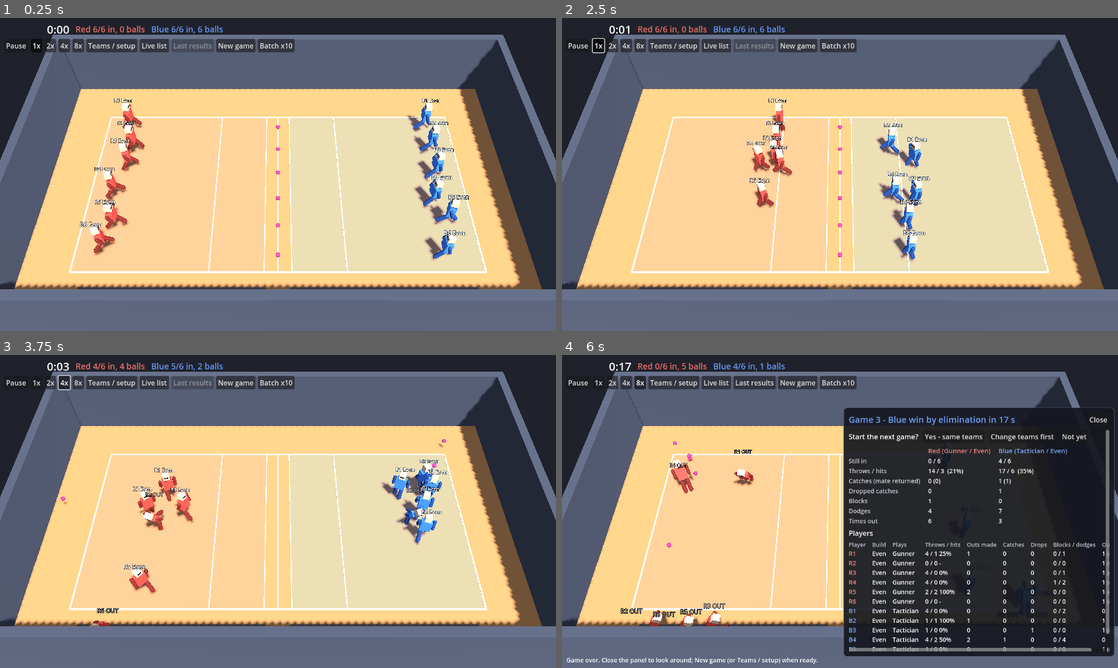
Above: before the commit, frames 1-4 (two rows, left to right).
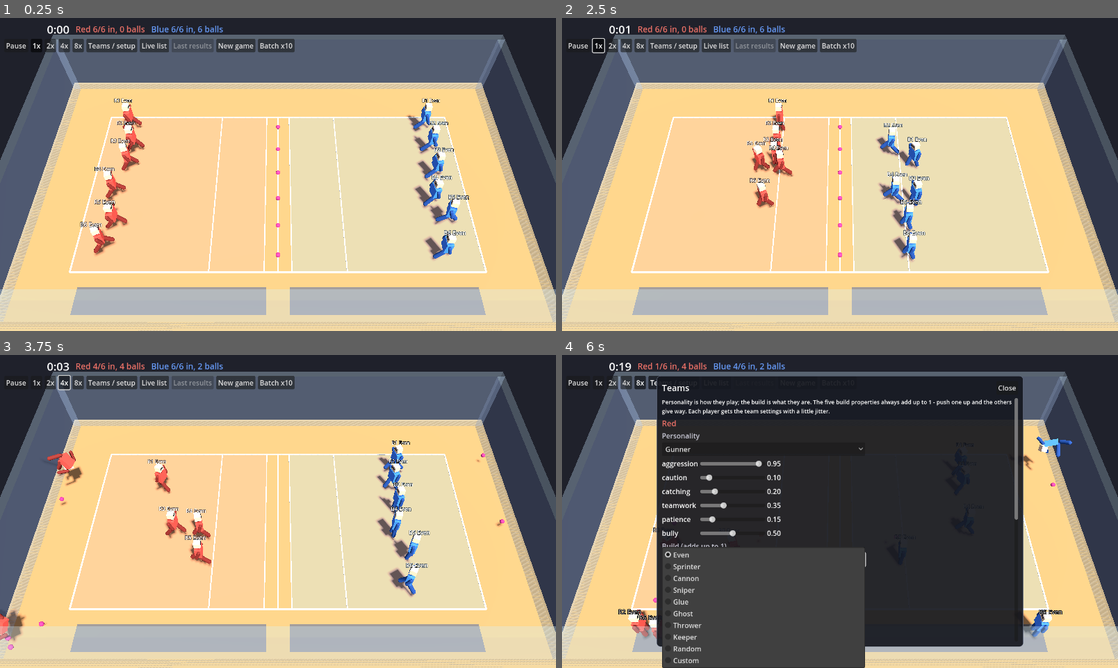
Above: after the commit, the same moments.

Repository: nathandunn/dodgeball-bots
Game: Godot game, scene res://scenes/Main.tscn
The game is run twice, just before and just after one commit, with the same random seed, the same clock (stepped at 60 frames per second) and the same inputs.
Inputs:
- Up to frame 1 (0.25 s): no input
- Up to frame 2 (2.5 s): click "New game" at 0.5 s; click "New game" at 1.25 s; click "1x" at 2 s
- Up to frame 3 (3.75 s): click "2x" at 2.75 s; click "4x" at 3.5 s
- Up to frame 4 (6 s): click "8x" at 4.25 s; click "Teams / setup" at 5 s; click "Even" at 5.75 s

The runs differ from the first frame. In frame 1, 24% of the frame differs, in the area x 0-100%, y 5-100%; in frame 2, 24%; in frame 3, 29%; in frame 4, 60%, in the area x 0-100%, y 2-100%.

Commit message:
Splat, ragdoll, universal dodging, glass walls, dance and moon
- A hit sends the player flying as a ragdoll with a burst of colour where the
  ball struck; they get up where they land and walk to the queue. No OUT/in text
  over heads (greyed name while out).
- Everyone who sees the ball reacts; a clean release delays the reaction instead
  of blinding the target.
- The high walls and lid are glass so the court stays visible.
- Winners gather, dance for the losers, then walk to the line and moon them; the
  results panel opens at the dance and the camera keeps the winners in the
  uncovered half of the screen.
- Fixes: a ball resting outside the lines comes back at once and nobody claims
  it (a fetcher used to stand at the end line forever); players no longer body-
  block each other; the neutral zone may be entered for a loose ball; out
  players stop leaning; a deflected hit no longer errors in the distance stats.
- ?speed=0.25 URL parameter for slow motion in the web build.

Co-Authored-By: Claude Fable 5.1 <noreply@anthropic.com>
Claude-Session: https://claude.ai/code/session_015ktb7N8AS55Y2xXNwii5wR

Diff:
--- a/scripts/ball.gd
+++ b/scripts/ball.gd
@@ -88,9 +88,11 @@
 		_rest_timer += delta
 		if _rest_timer > 0.05:
 			set_dead()
-	# a ball that leaves the court (over a sideline or end line) belongs to the side it left from
+	# a ball that comes to rest outside the lines is out of play; the side it left from gets it
+	# back on their own court (players stay inside the lines and cannot fetch it, so a ball left
+	# out there would stall the game)
 	if not live and holder == null and manager != null:
-		if absf(global_position.z) > Court.HALF_WID + 0.9 or absf(global_position.x) > Court.HALF_LEN + 0.9:
+		if absf(global_position.z) > Court.HALF_WID + 0.2 or absf(global_position.x) > Court.HALF_LEN + 0.2:
 			if linear_velocity.length() < 1.0:
 				manager.return_ball(self)
 
--- a/scripts/camera_rig.gd
+++ b/scripts/camera_rig.gd
@@ -37,6 +37,10 @@
 	if _focus_dist > 0.0 and idle > 6.0:
 		dist = lerpf(dist, _focus_dist, k)
 	_apply()
+
+
+func camera_basis() -> Basis:
+	return _cam.global_transform.basis
 
 
 func set_focus(point: Vector3, want_dist: float = -1.0) -> void:
--- a/scripts/court.gd
+++ b/scripts/court.gd
@@ -2,7 +2,7 @@
 extends Node3D
 ## A regulation 60 x 30 ft court (18.3 x 9.1 m) built in code: centre line, a 4 ft neutral
 ## zone, attack lines 10 ft from centre, end lines, and a low wall a couple of metres outside
-## the sidelines so balls stop. Red plays x < 0, Blue x > 0.
+## the sidelines so balls stop (glass, so the view is never blocked). Red plays x < 0, Blue x > 0.
 
 const HALF_LEN := 9.15      # centre line to end line (30 ft)
 const HALF_WID := 4.57      # centre to sideline (15 ft)
@@ -56,7 +56,9 @@
 		add_child(q)
 
 	var wall_mat := StandardMaterial3D.new()
-	wall_mat.albedo_color = Color(0.25, 0.27, 0.32)
+	wall_mat.albedo_color = Color(0.55, 0.62, 0.75, 0.18)  # glass: the court must read through it
+	wall_mat.transparency = BaseMaterial3D.TRANSPARENCY_ALPHA
+	wall_mat.cull_mode = BaseMaterial3D.CULL_DISABLED
 	var t := 0.4
 	var lx := HALF_LEN + MARGIN
 	var lz := HALF_WID + MARGIN
--- a/scripts/main.gd
+++ b/scripts/main.gd
@@ -25,6 +25,8 @@
 	manager.world = self
 	manager.court = court
 	manager.match_ended.connect(_on_match_ended)
+	manager.dance_started.connect(_on_dance_started)
+	manager.celebration_finished.connect(_on_celebration_finished)
 	add_child(manager)
 
 	var args := _parse_args(OS.get_cmdline_user_args())
@@ -87,6 +89,11 @@
 	hud.pause_toggled.connect(func(p: bool): get_tree().paused = p)
 	hud.process_mode = Node.PROCESS_MODE_ALWAYS
 	cam.process_mode = Node.PROCESS_MODE_ALWAYS
+	if OS.has_feature("web"):
+		# ?speed=0.25 for slow motion (screenshots, gifs)
+		var q: String = str(JavaScriptBridge.eval("new URLSearchParams(location.search).get('speed') || ''", true))
+		if q.is_valid_float() and float(q) > 0.0:
+			set_sim_speed(clampf(float(q), 0.05, 8.0))
 	_start_next()
 
 
@@ -113,7 +120,7 @@
 
 func set_sim_speed(s: float) -> void:
 	Engine.time_scale = s
-	Engine.physics_ticks_per_second = int(round(60.0 * s))
+	Engine.physics_ticks_per_second = maxi(int(round(60.0 * s)), 12)
 	Engine.max_physics_steps_per_frame = maxi(8, int(s * 4.0))
 
 
@@ -170,11 +177,32 @@
 			_dbg_t = 0.0
 			var parts := PackedStringArray()
 			for p in manager.players:
-				parts.append("%s %s (%.1f,%.1f) %s%s" % [p.player_name, p.action, p.global_position.x, p.global_position.z, "B" if p.held != null else "-", "!" if p.out else ""])
+				parts.append("%s %s (%.1f,%.1f) %s%s%s%s%s" % [p.player_name, p.action, p.global_position.x, p.global_position.z, "B" if p.held != null else "-", "!" if p.out else "", "~" if p.inbound else "", "R" if p.ragdoll != null else "", "" if p.on_court else "^"])
 			var bp := PackedStringArray()
 			for b in manager.balls:
 				bp.append("(%.1f,%.1f %s)" % [b.global_position.x, b.global_position.z, "live" if b.live else ("held" if b.holder != null else "idle")])
 			print("t=%d " % int(manager.elapsed) + " | ".join(parts) + "  balls " + " ".join(bp))
+	if cam != null and manager != null and manager.celebrating:
+		var c := Vector3.ZERO
+		var n := 0
+		for p in manager.players:
+			if p.celebrating:
+				c += p.global_position
+				n += 1
+		if n > 0:
+			# the results panel covers the right half (landscape) or the bottom (portrait):
+			# put the winners in the part of the screen that is still visible
+			var f := c / n
+			var b := cam.camera_basis()
+			var vs := get_viewport().get_visible_rect().size
+			if hud != null and hud.results_overlay.visible:
+				if vs.x > vs.y:
+					f += Vector3(b.x.x, 0, b.x.z).normalized() * 4.5   # subject to screen-left
+				else:
+					f += Vector3(b.z.x, 0, b.z.z).normalized() * 3.5   # subject to screen-top
+			cam.set_focus(f, 14.0)
+	elif cam != null:
+		cam.clear_focus()
 	if _restart_timer > 0.0:
 		_restart_timer -= delta
 		if _restart_timer <= 0.0:
@@ -182,6 +210,8 @@
 
 
 func _on_match_ended(result: Dictionary) -> void:
+	if not headless:
+		print("game %d: %s by %s in %ds (left %d-%d)" % [result["match"], result["winner_name"], result["reason"], int(result["duration"]), result["alive"][0], result["alive"][1]])
 	if batch_left > 0:
 		batch_left -= 1
 		batch_results.append(result)
@@ -198,6 +228,9 @@
 			for pp in batch_results[-1]["players"]:
 				print("  %s %s/%s throws=%d hits=%d catches=%d drops=%d blocks=%d dodges=%d out=%d" % [pp["name"], pp["persona"], pp["build"], pp["throws"], pp["hits"], pp["catches"], pp["drops"], pp["blocks"], pp["dodges"], pp["times_out"]])
 			print("SUMMARY " + JSON.stringify(summary["data"]))
+			if OS.has_environment("DBCELEB") and manager.celebrating:
+				get_tree().create_timer(30.0).timeout.connect(func(): print("celebration: CAP HIT in phase %s" % manager.celebration_phase); get_tree().quit())
+				return
 			get_tree().quit()
 			return
 		hud.show_batch(summary)
@@ -206,10 +239,37 @@
 		return
 	if hud != null:
 		_last_result = result
+		_results_shown_for = -1
 		hud.set_status("Game over - %s" % (result["winner_name"] + " win" if result["winner"] >= 0 else "a draw"))
-		get_tree().create_timer(1.2).timeout.connect(func(): hud.show_result(result))
+		if result["winner"] < 0 or not manager.celebrating:
+			get_tree().create_timer(1.2).timeout.connect(func(): _show_results(result["match"]))
+		else:
+			# the panel comes up as the dance starts; a safety timer in case the winners dawdle
+			get_tree().create_timer(GATHER_SAFETY).timeout.connect(func(): _show_results(result["match"]))
 	elif headless:
 		print(JSON.stringify(result))
+
+
+const GATHER_SAFETY := 9.0
+var _results_shown_for := -1
+
+func _show_results(idx: int) -> void:
+	if hud == null or _last_result.is_empty() or _results_shown_for == idx or idx != manager.match_index or manager.running:
+		return
+	_results_shown_for = idx
+	hud.show_result(_last_result)
+
+
+func _on_dance_started(idx: int) -> void:
+	if batch_left > 0:
+		return
+	_show_results(idx)
+
+
+func _on_celebration_finished(idx: int) -> void:
+	if headless and OS.has_environment("DBCELEB"):
+		print("celebration finished for game %d" % idx)
+		get_tree().quit()
 
 
 func _summarize(results: Array[Dictionary]) -> Dictionary:
--- a/scripts/match_manager.gd
+++ b/scripts/match_manager.gd
@@ -6,6 +6,8 @@
 
 signal match_started(match_index: int)
 signal match_ended(result: Dictionary)
+signal dance_started(match_index: int)
+signal celebration_finished(match_index: int)
 
 const TEAM_SIZE := 6
 const BALLS := 6
@@ -32,6 +34,17 @@
 var player_stats := {}
 var rng := RandomNumberGenerator.new()
 var _burden := [0.0, 0.0]
+# the winners' celebration: "" -> gather -> dance -> moon -> done
+const GATHER_CAP := 6.0
+const DANCE_TIME := 3.0
+const MOON_WALK_CAP := 5.0
+const MOON_TIME := 3.5
+var celebrating := false
+var celebration_phase := ""
+var dance_clock := 0.0
+var _phase_timer := 0.0
+var _celebrants: Array[Player] = []
+var _winner := -1
 
 
 func start_match(seed_value: int = -1) -> void:
@@ -120,6 +133,9 @@
 
 func clear() -> void:
 	running = false
+	celebrating = false
+	celebration_phase = ""
+	_celebrants.clear()
 	for p in players:
 		p.cleanup()
 		p.queue_free()
@@ -130,6 +146,9 @@
 
 
 func _physics_process(delta: float) -> void:
+	if celebrating:
+		_run_celebration(delta)
+		return
 	if not running:
 		return
 	elapsed += delta
@@ -220,6 +239,8 @@
 
 func _finish(winner: int, reason: String) -> void:
 	running = false
+	if winner >= 0:
+		_begin_celebration(winner)
 	var res := {
 		"match": match_index, "winner": winner, "reason": reason, "duration": elapsed,
 		"winner_name": TEAM_NAMES[winner] if winner >= 0 else "Nobody",
@@ -230,6 +251,59 @@
 	match_ended.emit(res)
 
 
+# ---------------------------------------------------------------- celebration
+
+func _begin_celebration(winner: int) -> void:
+	_winner = winner
+	_celebrants.clear()
+	for p in players:
+		if p.team == winner and not p.out:
+			_celebrants.append(p)
+	if _celebrants.is_empty():
+		return
+	celebrating = true
+	celebration_phase = "gather"
+	_phase_timer = 0.0
+	dance_clock = 0.0
+	var sgn := -1.0 if winner == 0 else 1.0
+	for i in _celebrants.size():
+		var z := lerpf(-2.4, 2.4, float(i) / maxf(_celebrants.size() - 1, 1))
+		_celebrants[i].cheer(Vector3(sgn * (Court.ATTACK + 0.8), 0, z))
+
+
+func _run_celebration(delta: float) -> void:
+	_phase_timer += delta
+	match celebration_phase:
+		"gather":
+			var all_there := true
+			for p in _celebrants:
+				if p.global_position.distance_to(p.celeb_spot) > 0.5:
+					all_there = false
+			if all_there or _phase_timer > GATHER_CAP:
+				celebration_phase = "dance"
+				_phase_timer = 0.0
+				dance_clock = 0.0
+				dance_started.emit(match_index)
+		"dance":
+			dance_clock += delta
+			if _phase_timer > DANCE_TIME:
+				celebration_phase = "moon"
+				_phase_timer = 0.0
+				var sgn := -1.0 if _winner == 0 else 1.0
+				for i in _celebrants.size():
+					var z := lerpf(-3.0, 3.0, float(i) / maxf(_celebrants.size() - 1, 1))
+					_celebrants[i].celeb_spot = Vector3(sgn * (Court.NEUTRAL + 0.7), 0, z)
+		"moon":
+			var all_there := true
+			for p in _celebrants:
+				if p.global_position.distance_to(p.celeb_spot) > 0.5:
+					all_there = false
+			if (all_there and _phase_timer > MOON_TIME) or _phase_timer > MOON_WALK_CAP + MOON_TIME:
+				celebration_phase = "done"
+				celebrating = false
+				celebration_finished.emit(match_index)
+
+
 func _fresh_stats() -> Dictionary:
 	return {"throws": [0, 0], "hits": [0, 0], "catches": [0, 0], "drops": [0, 0], "blocks": [0, 0],
 		"dodges": [0, 0], "outs": [0, 0], "returns": [0, 0], "pickups": [0, 0], "how": {}, "dist": {}}
@@ -239,6 +313,8 @@
 
 func note_hit_distance(d: float) -> void:
 	var k := str(int(d / 3.0) * 3)
+	if not stats["dist"].has(k):
+		stats["dist"][k] = [0, 0]  # a deflected ball can hit from a bucket no throw was logged in
 	stats["dist"][k][1] = int(stats["dist"][k][1]) + 1
 
 
--- a/scripts/player.gd
+++ b/scripts/player.gd
@@ -70,7 +70,17 @@
 var last_target: Player = null
 var speed_scale := 1.0
 var avg_vel := Vector3.ZERO     # smoothed, for throwers leading this player
-var dummy := false          # aim test: stands still, only reacts to incoming balls
+var dummy := false
+# --- flattened: a hit sends the body flying as a ragdoll for a moment before the walk of shame
+var ragdoll: Ragdoll = null
+var _down_timer := 0.0
+const DOWN_TIME := 2.4
+# --- celebration (winners): "gather" -> "dance" -> "moon" -> "done"
+var celebrating := false
+var celeb_spot := Vector3.ZERO
+var _celeb_t := 0.0
+var _dark_mat: StandardMaterial3D
+var _skin_mat: StandardMaterial3D          # aim test: stands still, only reacts to incoming balls
 
 # --- body
 var body_root: Node3D
@@ -86,7 +96,9 @@
 
 func _ready() -> void:
 	collision_layer = LAYER_PLAYERS
-	collision_mask = LAYER_WORLD | LAYER_PLAYERS
+	# players do not body-block each other (a fetcher wedged behind a standing mate stalls the
+	# game); the keep-off force in _physics_process spaces them out instead
+	collision_mask = LAYER_WORLD
 	motion_mode = CharacterBody3D.MOTION_MODE_FLOATING
 	if rng == null:
 		rng = RandomNumberGenerator.new()
@@ -136,6 +148,8 @@
 	dark.roughness = 0.8
 	var skin := StandardMaterial3D.new()
 	skin.albedo_color = Color(0.9, 0.75, 0.6)
+	_dark_mat = dark
+	_skin_mat = skin
 
 	_mesh_part(_box(Vector3(0.5, 0.62, 0.3)), Vector3(0, 1.12, 0), _mat)
 	_mesh_part(_box(Vector3(0.3, 0.3, 0.3)), Vector3(0, 1.66, 0), skin)
@@ -202,12 +216,8 @@
 func _update_label() -> void:
 	if label == null:
 		return
-	if out:
-		label.text = player_name + " OUT"
-		label.modulate = Color(0.6, 0.6, 0.6)
-	else:
-		label.text = "%s %s" % [player_name, build.label()]
-		label.modulate = Color.WHITE
+	label.text = "%s %s" % [player_name, build.label()]
+	label.modulate = Color(0.6, 0.6, 0.6) if out else Color.WHITE
 
 
 func flash(c: Color) -> void:
@@ -221,12 +231,30 @@
 # ---------------------------------------------------------------- loop
 
 func _physics_process(delta: float) -> void:
-	if manager == null or not manager.running:
+	if manager == null or (not manager.running and not manager.celebrating):
 		velocity = Vector3.ZERO
+		if ragdoll != null:
+			_follow_ragdoll()
 		_animate(delta)
+		return
+	if ragdoll != null:
+		# flat on the boards: ride the ragdoll until it settles, then get up where it lies
+		_down_timer -= delta
+		_follow_ragdoll()
+		if _down_timer <= 0.0:
+			_get_up()
+		return
+	if _stagger > 0.0:
+		_stagger -= delta
+	if celebrating:
+		_celebrate(delta)
 		return
 	if out:
 		_walk(delta, _walk_to, 0.75)
+		_animate(delta)
+		return
+	if not manager.running:
+		velocity = Vector3.ZERO
 		_animate(delta)
 		return
 	if inbound:
@@ -239,8 +267,6 @@
 		return
 
 	throw_timer = maxf(throw_timer - delta, 0.0)
-	if _stagger > 0.0:
-		_stagger -= delta
 	if held != null:
 		hold_timer += delta
 		held.global_position = to_global(HAND_POS)
@@ -301,7 +327,12 @@
 	var p := global_position
 	var pad := 0.3
 	p.z = clampf(p.z, -Court.HALF_WID + pad, Court.HALF_WID - pad)
-	var edge := 0.05 if (rush_ball != null and is_instance_valid(rush_ball) and rush_ball.idle()) else Court.NEUTRAL + 0.1
+	# the neutral zone may be entered to collect a loose ball (never the far half)
+	var edge := Court.NEUTRAL + 0.1
+	if rush_ball != null and is_instance_valid(rush_ball) and rush_ball.idle():
+		edge = 0.05
+	elif claim != null and is_instance_valid(claim) and claim.idle() and absf(claim.global_position.x) < Court.NEUTRAL + 0.3:
+		edge = 0.05
 	if team == 0:
 		p.x = clampf(p.x, -Court.HALF_LEN + pad, -edge)
 	else:
@@ -490,11 +521,11 @@
 		if not b.idle():
 			continue
 		var bp: Vector3 = b.global_position
-		var own_side := (bp.x < Court.NEUTRAL) if team == 0 else (bp.x > -Court.NEUTRAL)
+		var own_side := (bp.x < 0.05) if team == 0 else (bp.x > -0.05)  # the centre-line balls count for both
 		if not own_side:
 			continue
-		if absf(bp.z) > Court.HALF_WID + 1.0 or absf(bp.x) > Court.HALF_LEN + 1.0:
-			continue
+		if absf(bp.z) > Court.HALF_WID + 0.2 or absf(bp.x) > Court.HALF_LEN + 0.2:
+			continue  # outside the lines: it comes back on its own, do not stand at the line waiting
 		var cost := global_position.distance_to(bp)
 		if b == rush_ball:
 			cost -= 3.0
@@ -654,13 +685,12 @@
 	var miss := Vector2(at.z - me.z, at.y - 1.0).length()
 	if miss > 1.1:
 		return
-	# a clean release reads late: the sharpshooter's ball is on you before you know it
+	# everyone who sees the ball tries to get out of its way; what differs is how soon they move.
+	# A clean release (the thrower's aim) reads late; sharp eyes (dodge) and caution read it sooner.
 	var disguise := 0.3 * clampf(b.thrower.build.skill("aim"), 0.0, 3.1)
-	var noticed := rng.randf() < (0.45 + 0.55 * notice_skill * (0.6 + 0.4 * personality.get_trait("caution"))) * (1.0 - disguise)
-	if not noticed:
-		_noticed[b] = {"t": 99.0, "armed": true, "mode": "blind", "thrower": b.thrower, "counted": true}
-		return
-	_noticed[b] = {"t": react_time * rng.randf_range(0.8, 1.2), "armed": false, "mode": "", "thrower": b.thrower, "tti": tti, "miss": miss}
+	var eyes := clampf(0.6 + 0.4 * notice_skill + 0.15 * personality.get_trait("caution"), 0.6, 1.2)
+	var t := react_time * rng.randf_range(0.85, 1.15) * (1.0 + 1.6 * disguise) / eyes
+	_noticed[b] = {"t": t, "armed": false, "mode": "", "thrower": b.thrower, "tti": tti, "miss": miss}
 
 
 func _react(b: Ball, n: Dictionary) -> void:
@@ -784,7 +814,147 @@
 		hb.hot = false
 	flash(Color(1.0, 0.2, 0.2))
 	_update_label()
+	if how != "caught":
+		_splat(b)
 	eliminated.emit(self, by, how)
+
+
+## The ball lands: a burst of colour where it struck and the body goes flying.
+func _splat(b: Ball) -> void:
+	var at := b.global_position if is_inside_tree() and b.is_inside_tree() else global_position + Vector3(0, 1.0, 0)
+	var vel: Vector3 = b.linear_velocity
+	if vel.length() < 1.0:
+		vel = -_enemy_dir() * 12.0
+	_spawn_ragdoll()
+	if ragdoll != null:
+		var dir := Vector3(vel.x, 0, vel.z).normalized()
+		ragdoll.shove(dir * (28.0 + vel.length() * 1.2) + Vector3(0, 9.0 + rng.randf() * 5.0, 0))
+	_down_timer = DOWN_TIME
+	_burst(at)
+
+
+func _burst(at: Vector3) -> void:
+	if manager == null or manager.world == null:
+		return
+	var p := CPUParticles3D.new()
+	p.emitting = false
+	p.one_shot = true
+	p.amount = 40
+	p.lifetime = 0.7
+	p.explosiveness = 1.0
+	p.direction = Vector3(0, 1, 0)
+	p.spread = 180.0
+	p.initial_velocity_min = 2.5
+	p.initial_velocity_max = 7.0
+	p.gravity = Vector3(0, -9.8, 0)
+	p.scale_amount_min = 0.6
+	p.scale_amount_max = 1.4
+	var m := SphereMesh.new()
+	m.radius = 0.06
+	m.height = 0.12
+	m.radial_segments = 6
+	m.rings = 3
+	p.mesh = m
+	var mat := StandardMaterial3D.new()
+	mat.albedo_color = Color(1.0, 0.35, 0.2)
+	mat.emission_enabled = true
+	mat.emission = Color(0.9, 0.25, 0.1)
+	p.material_override = mat
+	manager.world.add_child(p)
+	p.global_position = at
+	p.emitting = true
+	get_tree().create_timer(1.2).timeout.connect(p.queue_free)
+
+
+func _spawn_ragdoll() -> void:
+	if ragdoll != null or manager == null or manager.world == null:
+		return
+	ragdoll = Ragdoll.new()
+	manager.world.add_child(ragdoll)
+	var pose := global_transform
+	pose.origin.y = 0.0
+	ragdoll.build(pose, _mat, _dark_mat, _skin_mat)
+	body_root.visible = false
+	label.visible = false
+
+
+func _follow_ragdoll() -> void:
+	if ragdoll == null:
+		return
+	var p := ragdoll.torso_position()
+	global_position = Vector3(clampf(p.x, -Court.HALF_LEN - 1.5, Court.HALF_LEN + 1.5), 0.0, clampf(p.z, -Court.HALF_WID - 1.5, Court.HALF_WID + 1.5))
+
+
+func _get_up() -> void:
+	if ragdoll != null:
+		_follow_ragdoll()
+		ragdoll.queue_free()
+		ragdoll = null
+	body_root.visible = true
+	body_root.rotation = Vector3.ZERO
+	body_root.position = Vector3.ZERO
+	label.visible = true
+	_stagger = 0.0
+
+
+# ---------------------------------------------------------------- celebration
+
+## Manager: the game is won; go here and do as the phase says.
+func cheer(spot: Vector3) -> void:
+	celebrating = true
+	celeb_spot = spot
+	_celeb_t = rng.randf() * 2.0
+	_dodge_timer = 0.0
+	_windup = 0.0
+	if ragdoll != null:
+		_get_up()
+
+
+func _celebrate(delta: float) -> void:
+	var phase: String = manager.celebration_phase
+	_celeb_t += delta
+	action = phase
+	if phase == "gather":
+		_walk(delta, celeb_spot, 1.0)
+		body_root.rotation = Vector3.ZERO
+		body_root.position = Vector3.ZERO
+		_animate(delta)
+	elif phase == "dance":
+		velocity = Vector3.ZERO
+		_face(Vector3(-_sign() * 6.0, 0, global_position.z), delta)  # face the losers
+		var beat: float = manager.dance_clock
+		body_root.rotation.y = sin(beat * 6.0) * 0.55
+		body_root.rotation.z = sin(beat * 3.0) * 0.18
+		body_root.position.y = absf(sin(beat * 6.0)) * 0.18
+		arm_l.rotation.x = -2.6 + sin(beat * 6.0) * 0.5
+		arm_r.rotation.x = -2.6 - sin(beat * 6.0) * 0.5
+		leg_l.rotation.x = sin(beat * 6.0) * 0.3
+		leg_r.rotation.x = -sin(beat * 6.0) * 0.3
+	elif phase == "moon":
+		# up to the line, backs to the beaten, bend over
+		var d := celeb_spot - global_position
+		d.y = 0.0
+		if d.length() > 0.3:
+			_walk(delta, celeb_spot, 1.0)
+			body_root.rotation = Vector3.ZERO
+			body_root.position = Vector3.ZERO
+			_animate(delta)
+		else:
+			velocity = Vector3.ZERO
+			_face(Vector3(_sign() * 20.0, 0, global_position.z), delta)  # back to the enemy half
+			body_root.rotation.x = lerpf(body_root.rotation.x, 1.25, delta * 5.0)  # bent double
+			body_root.rotation.z = sin(_celeb_t * 9.0) * 0.12                       # a waggle
+			body_root.position.y = -0.15
+			body_root.position.z = 0.25
+			arm_l.rotation.x = 0.4
+			arm_r.rotation.x = 0.4
+			leg_l.rotation.x = 0.0
+			leg_r.rotation.x = 0.0
+	else:
+		velocity = Vector3.ZERO
+		body_root.rotation = Vector3.ZERO
+		body_root.position = Vector3.ZERO
+		_animate(delta)
 
 
 ## Manager: this player is out, wait here.
@@ -808,3 +978,6 @@
 	if held != null:
 		held.holder = null
 		held = null
+	if ragdoll != null and is_instance_valid(ragdoll):
+		ragdoll.queue_free()
+		ragdoll = null
--- /dev/null
+++ b/scripts/ragdoll.gd
@@ -0,0 +1,87 @@
+class_name Ragdoll
+extends Node3D
+## Six rigid bodies pinned together, spawned in the player's pose when a ball flattens them.
+## Shares the player's materials so hit-flashes and team colours carry over.
+
+const LAYER_WORLD := 1
+const LAYER_RAGDOLL := 16
+
+# name, shape kind, size, local position, joint anchor (local), mass
+const PARTS := [
+	["torso", "box", Vector3(0.5, 0.62, 0.3), Vector3(0, 1.12, 0), Vector3.ZERO, 10.0],
+	["head", "box", Vector3(0.3, 0.3, 0.3), Vector3(0, 1.66, 0), Vector3(0, 1.45, 0), 3.0],
+	["arm_l", "capsule", Vector3(0.08, 0.56, 0), Vector3(-0.35, 1.2, 0), Vector3(-0.35, 1.45, 0), 2.0],
+	["arm_r", "capsule", Vector3(0.08, 0.56, 0), Vector3(0.35, 1.2, 0), Vector3(0.35, 1.45, 0), 2.0],
+	["leg_l", "capsule", Vector3(0.1, 0.72, 0), Vector3(-0.14, 0.4, 0), Vector3(-0.14, 0.8, 0), 2.5],
+	["leg_r", "capsule", Vector3(0.1, 0.72, 0), Vector3(0.14, 0.4, 0), Vector3(0.14, 0.8, 0), 2.5],
+]
+
+var bodies := {}
+var torso: RigidBody3D
+
+
+func build(pose: Transform3D, main_mat: Material, dark_mat: Material, eye_mat: Material) -> void:
+	global_transform = Transform3D.IDENTITY
+	for p in PARTS:
+		var rb := RigidBody3D.new()
+		rb.name = p[0]
+		rb.mass = p[5]
+		rb.collision_layer = LAYER_RAGDOLL
+		rb.collision_mask = LAYER_WORLD | LAYER_RAGDOLL
+		rb.linear_damp = 0.6
+		rb.angular_damp = 1.2
+		rb.can_sleep = true
+		var cs := CollisionShape3D.new()
+		var mi := MeshInstance3D.new()
+		if p[1] == "box":
+			var sh := BoxShape3D.new()
+			sh.size = p[2]
+			cs.shape = sh
+			var m := BoxMesh.new()
+			m.size = p[2]
+			mi.mesh = m
+		else:
+			var sh := CapsuleShape3D.new()
+			sh.radius = p[2].x + 0.02
+			sh.height = p[2].y + 0.04
+			cs.shape = sh
+			var m := CapsuleMesh.new()
+			m.radius = p[2].x
+			m.height = p[2].y
+			m.radial_segments = 8
+			m.rings = 3
+			mi.mesh = m
+		mi.material_override = main_mat if p[0] == "torso" else (eye_mat if p[0] == "head" else dark_mat)
+		rb.add_child(cs)
+		rb.add_child(mi)
+		add_child(rb)
+		rb.global_transform = pose * Transform3D(Basis.IDENTITY, p[3])
+		bodies[p[0]] = rb
+	torso = bodies["torso"]
+	for p in PARTS:
+		if p[0] == "torso":
+			continue
+		var j := PinJoint3D.new()
+		add_child(j)
+		j.global_transform = pose * Transform3D(Basis.IDENTITY, p[4])
+		j.node_a = j.get_path_to(torso)
+		j.node_b = j.get_path_to(bodies[p[0]])
+		j.exclude_nodes_from_collision = true
+
+
+func shove(impulse: Vector3) -> void:
+	if torso == null:
+		return
+	torso.apply_central_impulse(impulse)
+	# a little spin so it tumbles rather than slides
+	torso.apply_torque_impulse(Vector3(randf_range(-9, 9), randf_range(-5, 5), randf_range(-9, 9)))
+	if bodies.has("head"):
+		bodies["head"].apply_central_impulse(impulse * 0.25)
+
+
+func torso_position() -> Vector3:
+	return torso.global_position if torso != null else global_position
+
+
+func head_position() -> Vector3:
+	return bodies["head"].global_position if bodies.has("head") else torso_position()
Not shown, added: scripts/ragdoll.gd.uid
Not shown, changed: dist/index.html
Not shown, changed: dist/index.js.gz
Not shown, changed: dist/index.pck.gz
Not shown, changed: dist/index.wasm.gz
